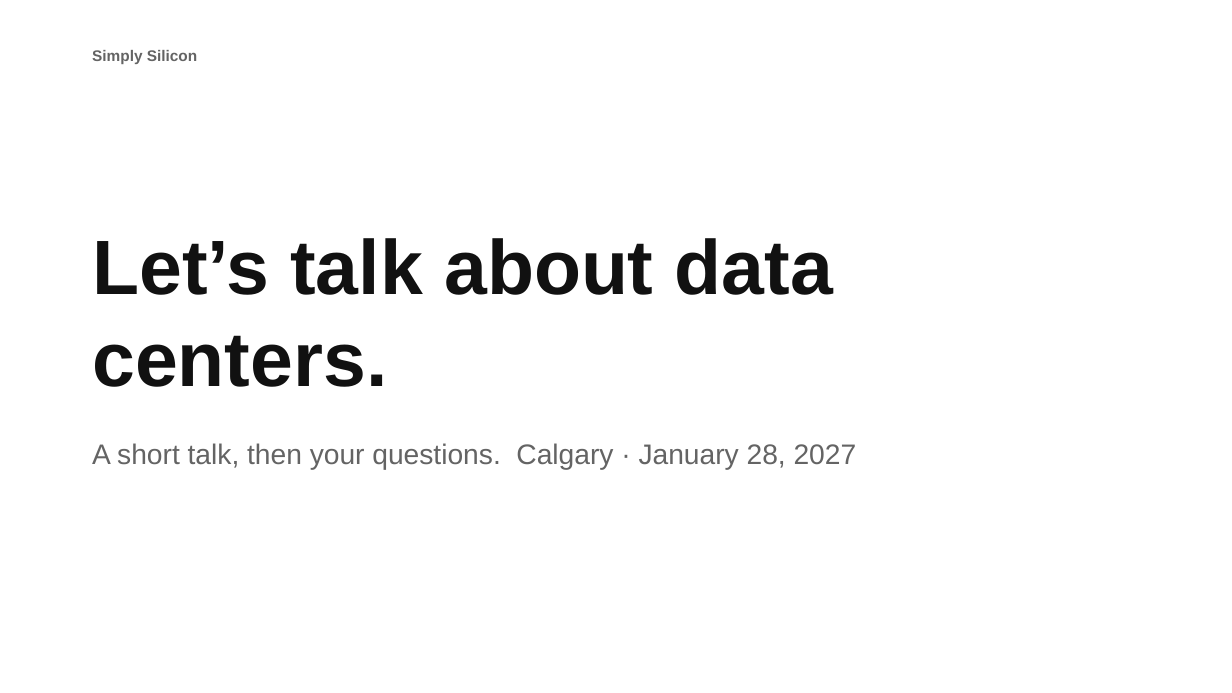
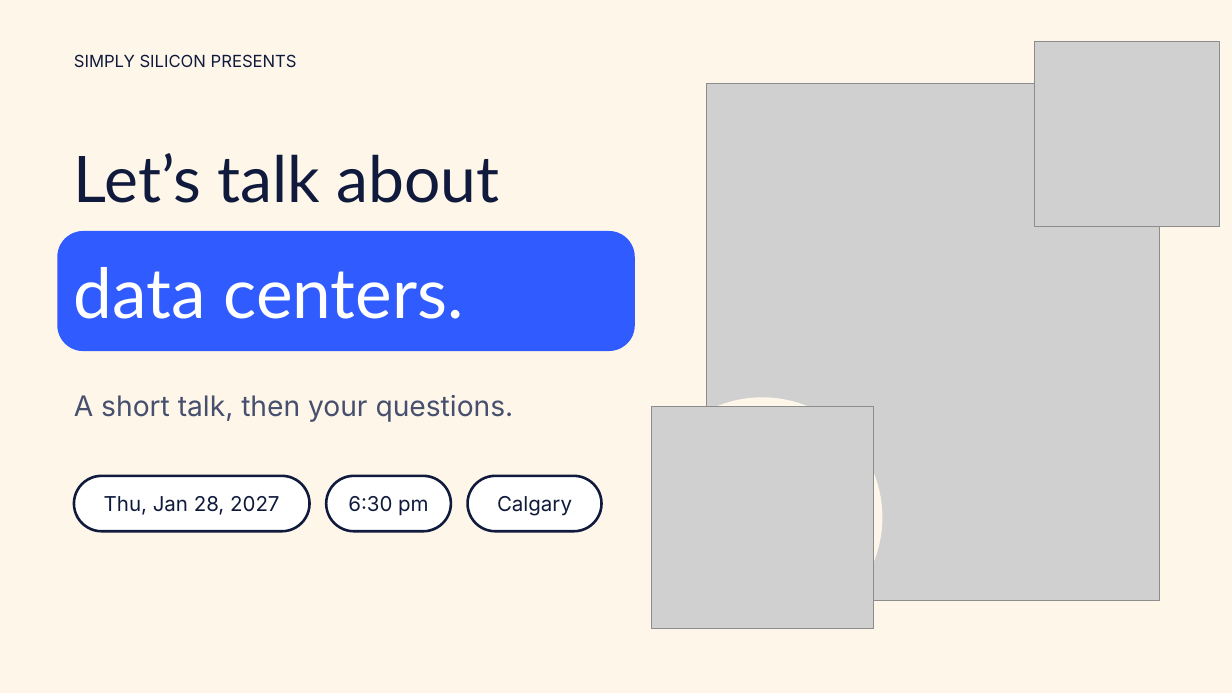
Before and after one commit to Kirubelabiyou/Simply-Silicon, a slide deck: slide 1 of plan-90day/event-presentation.pptx. Drawn at 1232x693 pixels with LibreOffice and Linux fonts; fonts in the diff are those of the drawing; grey boxes stand for pictures. Boxes give left, top, right and bottom in pixels: in the first picture for what was removed or moved away, otherwise in the second. Text is boxed around its words. In the diff, an @@ line names an element or a change of style, - is before the commit and + after.

```diff
--- a/plan-90day/event-presentation.pptx
+++ b/plan-90day/event-presentation.pptx
@@ background #FFFFFF to #FFF6EA @@
@@ text at (x1=74, y1=54, x2=297, y2=68): text changed; size 12 to 13 pt; font Arial to Inter; text colour #646464 to #0F1A3C; bold off @@
-Simply Silicon
+SIMPLY SILICON PRESENTS
@@ picture added at (x1=1035, y1=42, x2=1220, y2=226) @@
@@ picture added at (x1=707, y1=83, x2=1160, y2=601) @@
@@ text at (x1=74, y1=153, x2=500, y2=203): text changed; size 22 to 50 pt; font Arial to Lato; text colour #646464 to #0F1A3C @@
-Let’s talk about data centers.
-A short talk, then your questions. Calgary · January 28, 2027
+Let’s talk about
@@ rounded rectangle added at (x1=57, y1=231, x2=635, y2=351), fill #2F5BFF @@
@@ text added at (x1=74, y1=267, x2=464, y2=319), 54 pt, text #FFFFFF @@
+data centers.
@@ text added at (x1=74, y1=395, x2=514, y2=422), 22 pt, text #46506E @@
+A short talk, then your questions.
@@ ellipse added at (x1=642, y1=397, x2=883, y2=638), fill #FFF6EA @@
@@ picture added at (x1=652, y1=407, x2=873, y2=628) @@
@@ rounded rectangle added at (x1=74, y1=476, x2=310, y2=531), fill #FFFFFF, outline #0F1A3C 2 pt @@
@@ rounded rectangle added at (x1=326, y1=476, x2=451, y2=531), fill #FFFFFF, outline #0F1A3C 2 pt @@
@@ rounded rectangle added at (x1=468, y1=476, x2=602, y2=531), fill #FFFFFF, outline #0F1A3C 2 pt @@
@@ text added at (x1=104, y1=496, x2=279, y2=515), 16 pt, text #0F1A3C @@
+Thu, Jan 28, 2027
@@ text added at (x1=348, y1=496, x2=428, y2=516), 16 pt, text #0F1A3C @@
+6:30 pm
@@ text added at (x1=497, y1=496, x2=572, y2=516), 16 pt, text #0F1A3C @@
+Calgary
```
Also in this commit, not shown: 10 other slides changed, 1 slide added, 1 slide removed, 12 other files.
